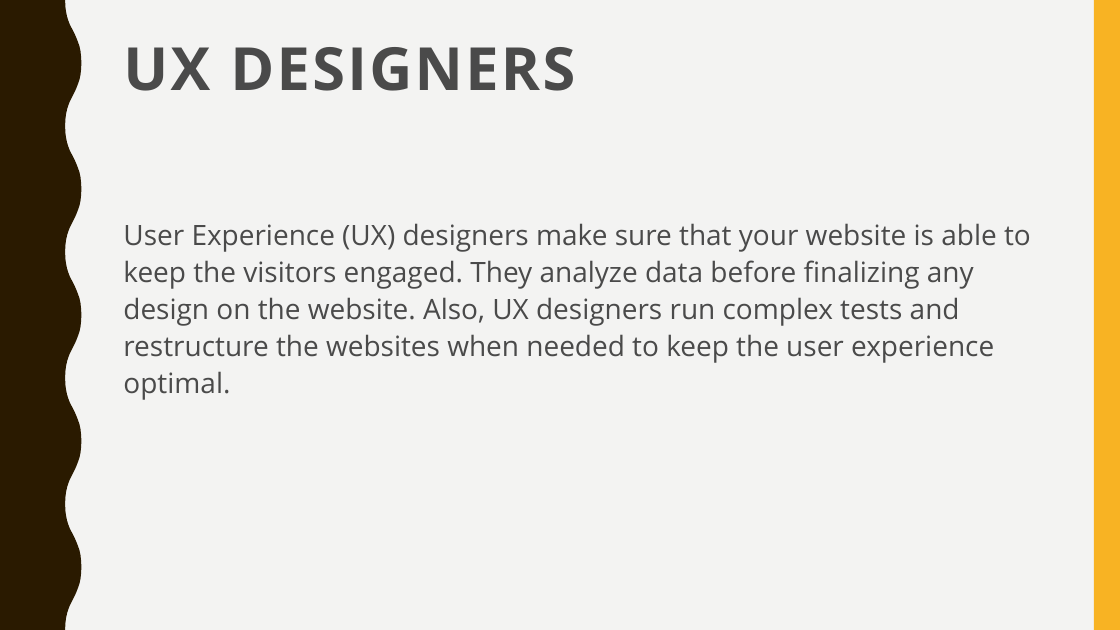
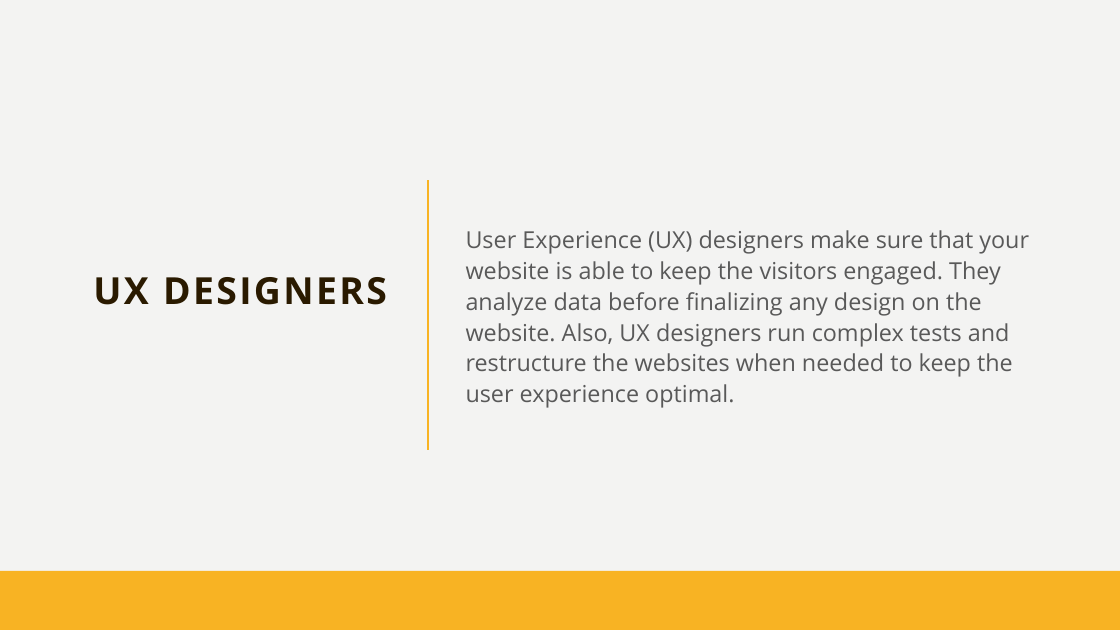
Before and after one commit to glugpace/Intro-to-tech, a slide deck: slide 10 of Web/Web.pptx. Drawn at 1120x630 pixels with LibreOffice and Linux fonts; fonts in the diff are those of the drawing. Boxes give left, top, right and bottom in pixels: in the first picture for what was removed or moved away, otherwise in the second. Text is boxed around its words. In the diff, an @@ line names an element or a change of style, - is before the commit and + after.

```diff
--- a/Web/Web.pptx
+++ b/Web/Web.pptx
@@ rectangle added at [0,0,1120,630], fill #F3F3F2 @@
@@ title "UX DESIGNERS": place and size @@
-title "UX DESIGNERS" at [123,47,575,91]
+title "UX DESIGNERS" at [93,277,387,305]
@@ title "UX DESIGNERS" at [93,277,387,305]: size 51 to 32 pt, text colour #4A4A4A to #2A1A00; alignment left to right; vertical alignment top to middle @@
@@ text "User Experience (UX) designers make ...": place and size @@
-text "User Experience (UX) designers make ..." at [123,223,1031,400]
+text "User Experience (UX) designers make ..." at [466,230,1029,408]
@@ text "User Experience (UX) designers make ..." at [466,230,1029,408]: size 24 to 20 pt, text colour #4A4A4A to #595959; vertical alignment top to middle @@
@@ line added from (429, 181) to (429, 450), #F8B323 1.75 pt @@
@@ rectangle added at [0,571,1120,630], fill #F8B323 @@
```
Also in this commit, not shown: 10 other slides changed.
